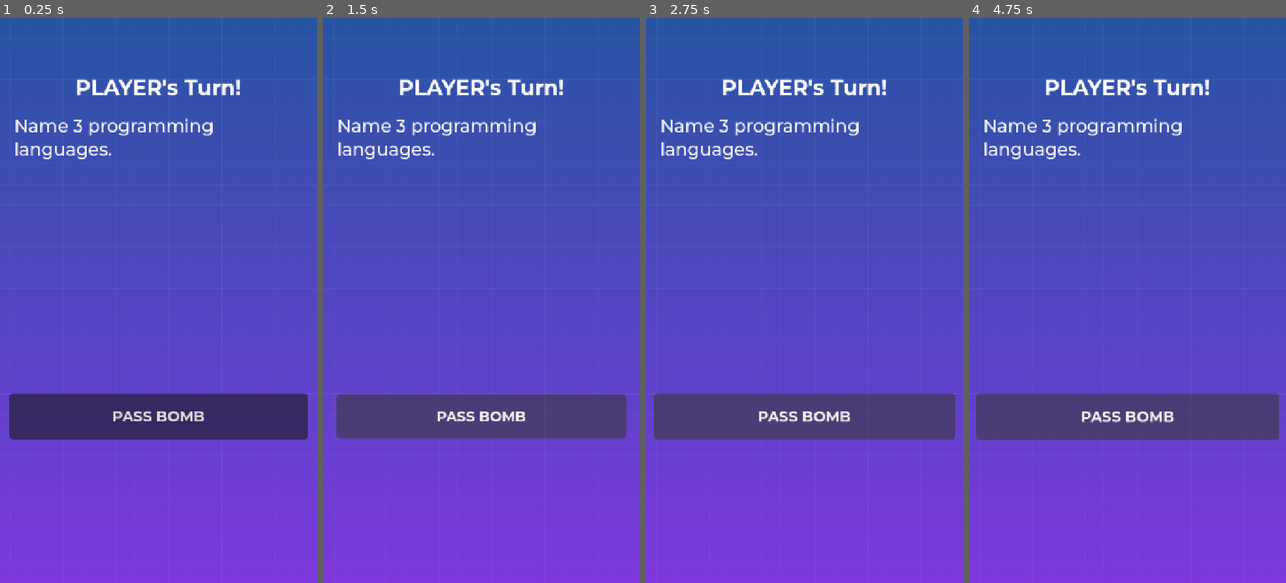
Above: before the commit, frames 1-4 (left to right).
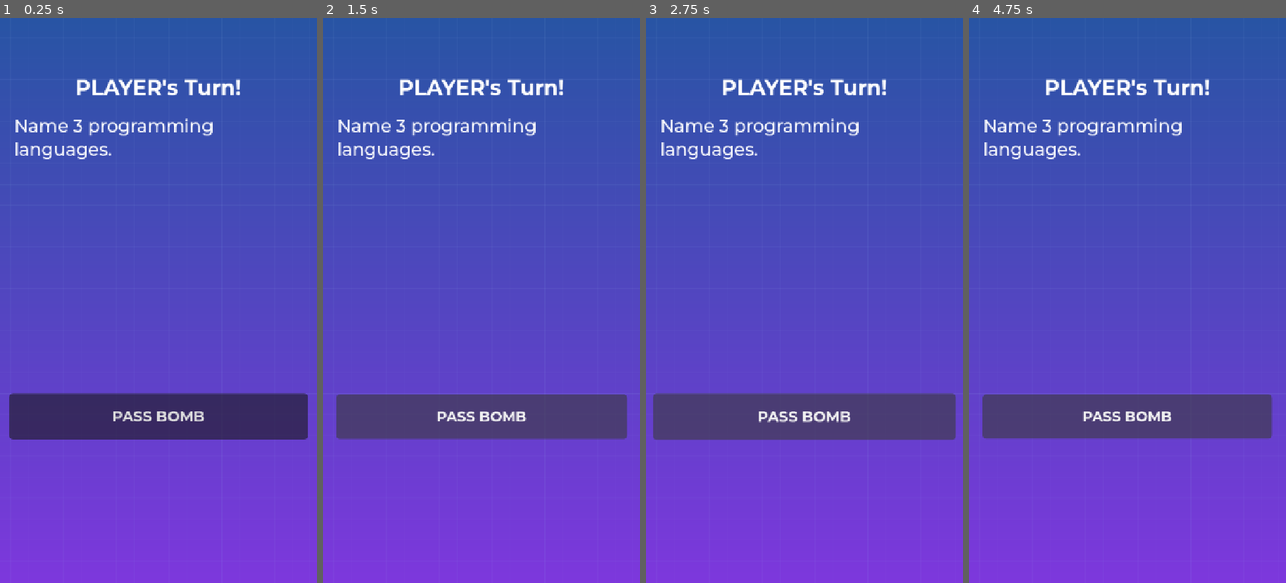
Above: after the commit, the same moments.

Repository: noor-shalaby/tick-tock-thief
Game: Godot game, scene res://src/game.tscn
The game is run twice, just before and just after one commit, with the same random seed, the same clock (stepped at 60 frames per second) and the same inputs. This scene is started directly instead of the project's main scene. Sound files missing from this copy of the repository are replaced by a short silence.
Inputs:
- Up to frame 1 (0.25 s): no input
- Up to frame 2 (1.5 s): click "PASS BOMB" at 0.5 s; click "PASS BOMB" at 1.25 s
- Up to frame 3 (2.75 s): click "PASS BOMB" at 2 s
- Up to frame 4 (4.75 s): no input

The runs differ from the first frame. In frame 2, 0.4% of the frame differs, in the area x 4-96%, y 66-75%; in frame 3, 0.2%; in frame 4, 1.3%, in the area x 2-98%, y 66-75%.
Error before the commit: Out of bounds get index '0' (on base: 'Array[Dictionary]') (res://src/game.gd:90)
Error after the commit: Out of bounds get index '0' (on base: 'Array[Dictionary]') (res://src/game.gd:116)

Commit message:
add sounds: bomb-arm. bomb-explosion, bomb-panic, bomb-tick

Diff:
--- a/project.godot
+++ b/project.godot
@@ -17,6 +17,7 @@
 
 [autoload]
 
+AudioManager="*uid://cety3yqrv06c"
 GameState="*uid://0cq3a7ic70x8"
 SceneTransition="*uid://v6dxjchhdx0q"
 
--- /dev/null
+++ b/src/audio_manager.gd
@@ -0,0 +1,10 @@
+extends Node
+
+
+@onready var SFXOneShotScene: PackedScene = preload("uid://neh0al1bepdt")
+
+
+func play_sfx() -> void:
+	var sfx: AudioStreamPlayer = SFXOneShotScene.instantiate()
+	add_child(sfx)
+	sfx.connect("finished", sfx.queue_free)
--- /dev/null
+++ b/src/audio_manager.tscn
@@ -0,0 +1,6 @@
+[gd_scene format=3 uid="uid://cety3yqrv06c"]
+
+[ext_resource type="Script" uid="uid://dbyfujgk38gw7" path="res://src/audio_manager.gd" id="1_4nlq2"]
+
+[node name="AudioManager" type="Node" unique_id=332330423]
+script = ExtResource("1_4nlq2")
--- a/src/game.gd
+++ b/src/game.gd
@@ -3,6 +3,7 @@
 
 # Constants
 const CardButtonScene: PackedScene = preload("uid://cjb37l4qn5mxf")
+const PanicTickSound: AudioStream = preload("uid://bqnpy0jx03mhg")
 const MainMenuScenePath: String = "uid://rudhctu0u6x5"
 const QuestionsFilepath: String = "res://questions.json"
 
@@ -12,13 +13,16 @@
 var turn_start_time: int = 0
 var shake_strength: float = 0.0
 var pulse_tween: Tween
+var original_tick_stream: AudioStream
+var is_panic_mode: bool = false
 
 # Node References
 @onready var scene_tree: SceneTree = get_tree()
 @onready var question_label: Label = %QuestionLabel
 @onready var player_label: Label = %PlayerNameLabel
 @onready var bomb_timer: Timer = $BombTimer
-@onready var tick_audio: AudioStreamPlayer = $AudioStreamPlayer
+@onready var tick_audio: AudioStreamPlayer = $BombTick
+@onready var explosion_audio: AudioStreamPlayer = $BombExplosion
 @onready var card_container: GridContainer = %CardContainer
 @onready var pass_bomb_button: Button = %PassBombButton
 @onready var game_over_overlay: MarginContainer = $GameOverOverlay
@@ -36,11 +40,25 @@
 	start_pulse_animation()
 
 
-func _process(delta: float) -> void:
+func _process(_delta: float) -> void:
 	# Speed up ticking audio and button heartbeat as timer runs down
 	if not bomb_timer.is_stopped():
-		var time_left_ratio: float = bomb_timer.time_left / bomb_timer.wait_time
-		var current_pitch: float = lerp(2.0, 1.0, time_left_ratio)
+		# Swap to the panic file exactly at or under 1.12 seconds left
+		if bomb_timer.time_left <= 1.12 and not is_panic_mode:
+			is_panic_mode = true
+			tick_audio.stream = PanicTickSound
+			tick_audio.play() # Force player to reload with the new sound stream
+
+		# 1. Calculate how much time has passed (0.0 at start, 1.0 at explosion)
+		var progress: float = 1.0 - (bomb_timer.time_left / bomb_timer.wait_time)
+
+		# 2. Apply a cubic curve (progress squared or cubed)
+		# This keeps the pitch low early on and spikes it sharply at the very end
+		var curved_progress: float = pow(progress, 3)
+
+		# 3. Scale between a clean 1.0x and a tense 1.6x speed
+		var current_pitch: float = lerp(1.0, 1.6, curved_progress)
+
 		tick_audio.pitch_scale = current_pitch
 		if pulse_tween and pulse_tween.is_valid():
 			pulse_tween.set_speed_scale(current_pitch)
@@ -52,7 +70,6 @@
 			randf_range(-shake_strength, shake_strength)
 		)
 		position = random_offset
-		shake_strength = lerp(shake_strength, 0.0, 10.0 * delta)
 	else:
 		position = Vector2.ZERO
 		shake_strength = 0.0
@@ -81,6 +98,15 @@
 func start_new_round() -> void:
 	var bomb_time: int = randi_range(20, 45)
 	bomb_timer.start(bomb_time)
+
+	# Cache the default sound layout the very first time a round boots
+	if not original_tick_stream:
+		original_tick_stream = tick_audio.stream
+
+	# Reset back to the normal audio file and clean the flag
+	tick_audio.stream = original_tick_stream
+	is_panic_mode = false
+
 	tick_audio.play()
 	tick_audio.pitch_scale = 1.0
 	start_turn()
@@ -161,7 +187,15 @@
 
 func explode_bomb() -> void:
 	var loser: Dictionary = GameState.players[GameState.current_player_index]
-	shake_strength = 1000.0
+
+	explosion_audio.play()
+	shake_strength = 256.0
+	# Create a precise timeline tween for the shake duration
+	var original_length: float = explosion_audio.stream.get_length()
+	var dynamic_duration: float = original_length / explosion_audio.pitch_scale
+	var shake_tween: Tween = create_tween()
+	shake_tween.tween_property(self, "shake_strength", 0.0, dynamic_duration)\
+		.set_trans(Tween.TRANS_QUAD).set_ease(Tween.EASE_OUT)
 
 	player_label.hide()
 	question_label.hide()
@@ -220,6 +254,11 @@
 		btn.card_played.connect(_on_card_played)
 
 
+func _on_card_played(card_type: String) -> void:
+	play_card(card_type)
+	update_card_ui()
+
+
 func spawn_score_popup(points: int) -> void:
 	var popup: Label = Label.new()
 	popup.text = "+" + str(points) + " pts!"
@@ -271,6 +310,8 @@
 
 
 func _on_play_again_button_pressed() -> void:
+	AudioManager.play_sfx()
+
 	for player: Dictionary in GameState.players:
 		player["cards"].clear()
 		player["score"] = 0
@@ -294,8 +335,3 @@
 func _on_main_menu_button_pressed() -> void:
 	GameState.players.clear()
 	SceneTransition.change_scene(MainMenuScenePath)
-
-
-func _on_card_played(card_type: String) -> void:
-	play_card(card_type)
-	update_card_ui()
--- a/src/game.tscn
+++ b/src/game.tscn
@@ -4,6 +4,8 @@
 [ext_resource type="Texture2D" uid="uid://bmw8mc8wwwon2" path="res://assets/bg.png" id="2_3msxb"]
 [ext_resource type="FontFile" uid="uid://dur4q3pm6lysi" path="res://assets/Montserrat-Bold.ttf" id="3_xq6wo"]
 [ext_resource type="FontFile" uid="uid://brs7yw1pesgg2" path="res://assets/Montserrat-Medium.ttf" id="4_kc8ui"]
+[ext_resource type="AudioStream" uid="uid://c45bl33pjn1yv" path="res://assets/bomb-tick.wav" id="5_bs6l1"]
+[ext_resource type="AudioStream" uid="uid://cx3b4elnej01k" path="res://assets/bomb-explosion.wav" id="6_pk08u"]
 
 [sub_resource type="StyleBoxFlat" id="StyleBoxFlat_kc8ui"]
 content_margin_left = 4.0
@@ -200,7 +202,6 @@
 grow_horizontal = 2
 grow_vertical = 2
 script = ExtResource("1_7uq6d")
-metadata/_edit_horizontal_guides_ = [864.0, 141.0]
 
 [node name="CanvasLayer" type="CanvasLayer" parent="." unique_id=1444937281]
 layer = -1
@@ -381,7 +382,14 @@
 [node name="BombTimer" type="Timer" parent="." unique_id=1508934835]
 one_shot = true
 
-[node name="AudioStreamPlayer" type="AudioStreamPlayer" parent="." unique_id=1508617464]
+[node name="BombTick" type="AudioStreamPlayer" parent="." unique_id=1508617464]
+stream = ExtResource("5_bs6l1")
+pitch_scale = 0.5
+
+[node name="BombExplosion" type="AudioStreamPlayer" parent="." unique_id=1804073147]
+stream = ExtResource("6_pk08u")
+volume_db = 10.0
+pitch_scale = 0.8
 
 [connection signal="pressed" from="MarginContainer/VBoxContainer/PassBombButton" to="." method="_on_pass_bomb_button_pressed"]
 [connection signal="pressed" from="GameOverOverlay/VBoxContainer/VBoxContainer2/PlayAgainButton" to="." method="_on_play_again_button_pressed"]
--- a/src/main_menu.gd
+++ b/src/main_menu.gd
@@ -86,4 +86,5 @@
 func _on_start_game_button_pressed() -> void:
 	GameState.players.shuffle()
 	GameState.current_player_index = 0
+	AudioManager.play_sfx()
 	SceneTransition.change_scene(GameScenePath)
--- a/src/main_menu.tscn
+++ b/src/main_menu.tscn
@@ -97,7 +97,6 @@
 grow_horizontal = 2
 grow_vertical = 2
 script = ExtResource("1_guuao")
-metadata/_edit_horizontal_guides_ = [844.0, 145.0]
 
 [node name="Background" type="TextureRect" parent="." unique_id=1310234498]
 layout_mode = 1
--- /dev/null
+++ b/src/sfx_oneshot.tscn
@@ -0,0 +1,7 @@
+[gd_scene format=3 uid="uid://neh0al1bepdt"]
+
+[ext_resource type="AudioStream" uid="uid://h8a0u50681lx" path="res://assets/bomb-arm.wav" id="1_o6y2g"]
+
+[node name="SFXOneShot" type="AudioStreamPlayer" unique_id=1947943179]
+stream = ExtResource("1_o6y2g")
+autoplay = true
Not shown, added: assets/bomb-arm.wav.import
Not shown, added: assets/bomb-explosion.wav.import
Not shown, added: assets/bomb-panic.wav.import
Not shown, added: assets/bomb-tick.wav.import
Not shown, added: src/audio_manager.gd.uid
Not shown, added: assets/bomb-arm.wav
Not shown, added: assets/bomb-explosion.wav
Not shown, added: assets/bomb-panic.wav
Not shown, added: assets/bomb-tick.wav
